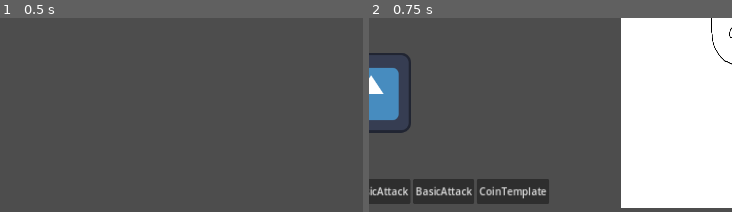
Above: before the commit, frames 1-2 (left to right).
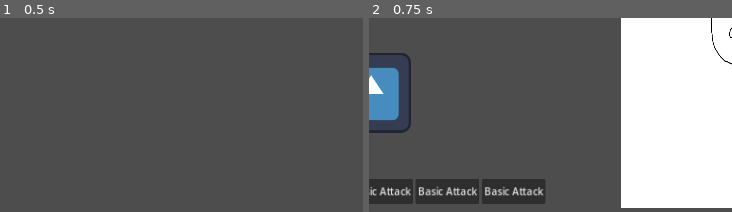
Above: after the commit, the same moments.

Repository: bonsaipropaganda/mini-jam-139
Game: Godot game, scene res://scenes/UI/main_menu.tscn
The game is run twice, just before and just after one commit, with the same random seed, the same clock (stepped at 60 frames per second) and the same inputs. The engine's default icon, where the game draws it, is replaced by a stand-in: a white triangle on a blue panel in a dark square.
Inputs:
- Up to frame 1 (0.5 s): no input
- Up to frame 2 (0.75 s): click "Start" at 0.5 s
The pictures show only the part of the screen within x 6-56%, y 50-99%; the shares and areas given below are measured in that part.

Frame 1 is identical in both runs. In frame 2, 1.7% of the frame differs, in the area x 2-50%, y 82-96%.

Commit message:
Created the turn system

Diff:
--- a/code/UI/coins_hbox.gd
+++ b/code/UI/coins_hbox.gd
@@ -14,8 +14,8 @@
 
 func set_button_labels():
 	if player_hand[0]:
-		coin_1_button.text = player_hand[0].name
+		coin_1_button.text = player_hand[0].coin_name
 	if player_hand[1]:
-		coin_2_button.text = player_hand[1].name
+		coin_2_button.text = player_hand[1].coin_name
 	if player_hand[2]:
-		coin_3_button.text = player_hand[2].name
+		coin_3_button.text = player_hand[2].coin_name
--- /dev/null
+++ b/code/coin.gd
@@ -0,0 +1,22 @@
+class_name Coin
+extends Resource
+
+
+const NullAction := preload("res://code/combat/actions/action.gd")
+
+
+@export var coin_name: String = ""
+@export var description: String = ""
+@export var head_image: Texture # TODO implement
+@export var tail_image: Texture
+
+@export var head_weight: float = 0.5 # To have biased coins ;)
+@export var head_action: Action = NullAction.new()
+@export var tail_action: Action = NullAction.new()
+
+
+func flip() -> Action:
+	if Global.rng.randf() <= head_weight:
+		return head_action
+	else:
+		return tail_action
--- /dev/null
+++ b/code/combat/actions/action.gd
@@ -0,0 +1,10 @@
+class_name Action
+extends Resource
+
+
+func apply(source: Node, destination: Node) -> void:
+	Global.last_action = "%s tried to do something but it failed" % [source.name]
+
+
+static func get_health_component(node: Node) -> HealthComponent:
+	return node.get_node_or_null("HealthComponent")
--- /dev/null
+++ b/code/combat/actions/deal_damage.gd
@@ -0,0 +1,12 @@
+class_name ActionDealDamage
+extends Action
+
+
+@export var amount: int = 2
+
+
+func apply(source: Node, destination: Node) -> void:
+	var health: HealthComponent = get_health_component(destination)
+	health.current_health -= amount
+
+	Global.last_action = "%s dealt %s damage to %s" % [source.name, amount, destination.name]
--- /dev/null
+++ b/code/combat/combat_manager.gd
@@ -0,0 +1,39 @@
+extends Node
+
+
+signal start_player_turn()
+signal end_player_turn()
+
+
+@export var player: Node
+@export var enemy : Node
+
+
+var is_player_turn: bool = true
+
+
+func _ready() -> void:
+	player.do_action.connect(_play_action)
+
+
+func set_enemy(new_enemy: Node) -> void:
+	enemy = new_enemy
+
+
+func _play_action(act: Action) -> void:
+	var turn_signal: Signal
+
+	# Do the action
+	if is_player_turn:
+		act.apply(player, enemy)
+		player.do_action.disconnect(_play_action)
+		enemy.do_action.connect(_play_action)
+		turn_signal = end_player_turn
+	else:
+		act.apply(enemy, player)
+		enemy.do_action.disconnect(_play_action)
+		player.do_action.connect(_play_action)
+		turn_signal = start_player_turn
+
+	is_player_turn = not is_player_turn
+	turn_signal.emit()
--- a/code/deck_component.gd
+++ b/code/deck_component.gd
@@ -1,13 +1,17 @@
+class_name DeckComponent
 extends Node
 
+
 signal dealt
+signal do_action(action: Action)
 
-# this will be all of the coin scenes in this deck
-@export var deck_coin_scenes: Array[PackedScene]
+
+# this is the whole player deck
+@export var coins: Array[Coin]
 # this will be all of the coin scenes instanced
-var deck_coins = []
-var discard_pile = []
-var current_hand = []
+var deck_coins  : Array[Coin] = []
+var discard_pile: Array[Coin] = []
+var current_hand: Array[Coin] = []
 
 # determines who is playing the cards and against who
 @export var deck_owner: Node2D
@@ -21,12 +25,12 @@
 
 
 func _ready() -> void:
-	for scene in deck_coin_scenes:
-		var coin_inst = scene.instantiate()
-		deck_coins.append(coin_inst)
-	for coin in deck_coins:
-		coin.deck_owner = deck_owner
-		coin.opponent = opponent
+	deck_coins.append_array(coins)
+
+	var parent: Node = get_parent()
+	if parent.has_signal("do_action"):
+		do_action.connect(func(act): parent.do_action.emit(act))
+
 
 func _process(delta: float) -> void:
 	if current_hand.is_empty():
@@ -34,14 +38,17 @@
 	if len(deck_coins) < 3:
 		shuffle_discard_in()
 
+
 func shuffle():
 	deck_coins.shuffle()
+
 
 func deal():
 	shuffle()
 	for i in hand_size:
 		current_hand.append(deck_coins.pop_front())
 	dealt.emit(current_hand)
+
 
 func reset_deck():
 	discard_pile.append_array(current_hand)
@@ -51,17 +58,21 @@
 	shuffle()
 	deal()
 
+
 func play(coin):
 	if current_hand:
-		current_hand[coin].flip()
+		do_action.emit(current_hand[coin].flip())
+	else: print("empty hand")
 #	print("current_hand: " + str(current_hand))
 #	print("deck_coins:" + str(deck_coins))
+
 
 func finish_hand():
 	discard_pile.append_array(current_hand)
 	current_hand = []
 	deal()
 
+
 func shuffle_discard_in():
 	deck_coins.append_array(discard_pile)
 	discard_pile = []
--- /dev/null
+++ b/code/enemies/enemy.gd
@@ -0,0 +1,15 @@
+class_name Enemy
+extends Sprite2D
+
+
+const NullAction := preload("res://code/combat/actions/action.gd")
+
+
+signal do_action(action: Action)
+
+
+@onready var health_component = $HealthComponent
+
+
+func play_turn() -> void:
+	do_action.emit(NullAction.new())
--- a/code/enemy_placeholder.gd
+++ /dev/null
@@ -1,4 +0,0 @@
-extends Sprite2D
-
-
-@onready var health_component = $HealthComponent
--- a/code/global.gd
+++ b/code/global.gd
@@ -1,8 +1,9 @@
 extends Node
+
 
 # list of all possible coins. Might not end up needing this
 const ALL_POSSIBLE_COINS = []
 
-var rng = RandomNumberGenerator.new()
+var rng := RandomNumberGenerator.new()
 
-var last_action
+var last_action: String
--- a/code/health_component.gd
+++ b/code/health_component.gd
@@ -1,3 +1,4 @@
+class_name HealthComponent
 extends Node
 
 # basically this is just a component that can be added to any scene which dies or takes damage
--- a/code/player.gd
+++ b/code/player.gd
@@ -1,10 +1,15 @@
 extends CharacterBody2D
+
+
+signal do_action(action: Action)
+
 
 # node refs
 @onready var coins_hbox = $"../CanvasLayer/UI/CoinsHBox"
-@onready var deck_component = $DeckComponent
+@onready var deck_component: DeckComponent = $DeckComponent
 
 var current_hand = []
+
 
 @export var opponent: Node2D:
 	# if the opponent changes update the deck's opponent variable
@@ -12,18 +17,9 @@
 		opponent = new_value
 		$DeckComponent.opponent = opponent
 
-func _on_coin_1_button_pressed() -> void:
-	deck_component.play(0)
-	deck_component.finish_hand()
 
-
-func _on_coin_2_button_pressed() -> void:
-	deck_component.play(1)
-	deck_component.finish_hand()
-
-
-func _on_coin_3_button_pressed() -> void:
-	deck_component.play(2)
+func play_coin(idx: int) -> void:
+	deck_component.play(idx)
 	deck_component.finish_hand()
 
 
@@ -31,3 +27,7 @@
 	current_hand = signal_hand
 	if coins_hbox:
 		coins_hbox.player_hand = signal_hand
+
+
+func _on_deal_button_pressed() -> void:
+	deck_component.deal()
--- /dev/null
+++ b/code/resources/coins/basic_attack.tres
@@ -0,0 +1,20 @@
+[gd_resource type="Resource" script_class="Coin" load_steps=5 format=3 uid="uid://dn6a7rjh1wo52"]
+
+[ext_resource type="Script" path="res://code/combat/actions/deal_damage.gd" id="1_nipwl"]
+[ext_resource type="Script" path="res://code/coin.gd" id="1_waa5w"]
+
+[sub_resource type="Resource" id="Resource_jp3dq"]
+script = ExtResource("1_nipwl")
+amount = 3
+
+[sub_resource type="Resource" id="Resource_88vvy"]
+script = ExtResource("1_nipwl")
+amount = 1
+
+[resource]
+script = ExtResource("1_waa5w")
+coin_name = "Basic Attack"
+description = ""
+head_weight = 0.5
+head_action = SubResource("Resource_jp3dq")
+tail_action = SubResource("Resource_88vvy")
--- /dev/null
+++ b/code/resources/coins/risky_attack.tres
@@ -0,0 +1,20 @@
+[gd_resource type="Resource" script_class="Coin" load_steps=6 format=3 uid="uid://cwtxmqjixt7v"]
+
+[ext_resource type="Script" path="res://code/combat/actions/deal_damage.gd" id="1_hiyuj"]
+[ext_resource type="Script" path="res://code/coin.gd" id="1_xprp4"]
+[ext_resource type="Script" path="res://code/combat/actions/action.gd" id="3_06jrc"]
+
+[sub_resource type="Resource" id="Resource_jxwrs"]
+script = ExtResource("1_hiyuj")
+amount = 10
+
+[sub_resource type="Resource" id="Resource_8lhmq"]
+script = ExtResource("3_06jrc")
+
+[resource]
+script = ExtResource("1_xprp4")
+coin_name = "Risky Attack"
+description = ""
+head_weight = 0.4
+head_action = SubResource("Resource_jxwrs")
+tail_action = SubResource("Resource_8lhmq")
--- a/scenes/main.tscn
+++ b/scenes/main.tscn
@@ -1,17 +1,14 @@
-[gd_scene load_steps=7 format=3 uid="uid://iejmmnbiii2j"]
+[gd_scene load_steps=8 format=3 uid="uid://iejmmnbiii2j"]
 
 [ext_resource type="PackedScene" uid="uid://b02po41vs2fo2" path="res://scenes/player.tscn" id="1_rlfoc"]
+[ext_resource type="Script" path="res://code/combat/combat_manager.gd" id="2_0uygc"]
 [ext_resource type="Script" path="res://code/UI/coins_hbox.gd" id="2_6e1k6"]
 [ext_resource type="Texture2D" uid="uid://b6tdgmy4ofyoc" path="res://art/Enemies/Willo.png" id="2_bh4ci"]
 [ext_resource type="PackedScene" uid="uid://t0c7cg537fse" path="res://scenes/health_component.tscn" id="3_7of3u"]
 [ext_resource type="Script" path="res://code/UI/last_action.gd" id="3_vnqwx"]
-[ext_resource type="Script" path="res://code/enemy_placeholder.gd" id="4_tpqmt"]
+[ext_resource type="Script" path="res://code/enemies/enemy.gd" id="6_61pkq"]
 
 [node name="Main" type="Node2D"]
-
-[node name="Player" parent="." node_paths=PackedStringArray("opponent") instance=ExtResource("1_rlfoc")]
-position = Vector2(181, 494)
-opponent = NodePath("../EnemyPlaceholder")
 
 [node name="CanvasLayer" type="CanvasLayer" parent="."]
 
@@ -50,15 +47,25 @@
 offset_bottom = 173.0
 script = ExtResource("3_vnqwx")
 
+[node name="CombatManager" type="Node" parent="." node_paths=PackedStringArray("player", "enemy")]
+script = ExtResource("2_0uygc")
+player = NodePath("../Player")
+enemy = NodePath("../EnemyPlaceholder")
+
+[node name="Player" parent="." node_paths=PackedStringArray("opponent") instance=ExtResource("1_rlfoc")]
+position = Vector2(181, 494)
+opponent = NodePath("../EnemyPlaceholder")
+
 [node name="EnemyPlaceholder" type="Sprite2D" parent="."]
 position = Vector2(921, 433)
 scale = Vector2(0.382778, 0.579275)
 texture = ExtResource("2_bh4ci")
-script = ExtResource("4_tpqmt")
+script = ExtResource("6_61pkq")
 
 [node name="HealthComponent" parent="EnemyPlaceholder" instance=ExtResource("3_7of3u")]
 starting_health = 10
 
-[connection signal="pressed" from="CanvasLayer/UI/CoinsHBox/Coin1Button" to="Player" method="_on_coin_1_button_pressed"]
-[connection signal="pressed" from="CanvasLayer/UI/CoinsHBox/Coin2Button" to="Player" method="_on_coin_2_button_pressed"]
-[connection signal="pressed" from="CanvasLayer/UI/CoinsHBox/Coin3Button" to="Player" method="_on_coin_3_button_pressed"]
+[connection signal="pressed" from="CanvasLayer/UI/CoinsHBox/Coin1Button" to="Player" method="play_coin" binds= [0]]
+[connection signal="pressed" from="CanvasLayer/UI/CoinsHBox/Coin2Button" to="Player" method="play_coin" binds= [1]]
+[connection signal="pressed" from="CanvasLayer/UI/CoinsHBox/Coin3Button" to="Player" method="play_coin" binds= [2]]
+[connection signal="end_player_turn" from="CombatManager" to="EnemyPlaceholder" method="play_turn"]
--- a/scenes/player.tscn
+++ b/scenes/player.tscn
@@ -4,8 +4,8 @@
 [ext_resource type="Script" path="res://code/player.gd" id="1_u7p6k"]
 [ext_resource type="PackedScene" uid="uid://t0c7cg537fse" path="res://scenes/health_component.tscn" id="2_uy2vp"]
 [ext_resource type="PackedScene" uid="uid://72im35ccx8i6" path="res://scenes/coins/deck_component.tscn" id="3_2ov1j"]
-[ext_resource type="PackedScene" uid="uid://pa52x2h81yvb" path="res://scenes/coins/basic_attack.tscn" id="5_iojgv"]
-[ext_resource type="PackedScene" uid="uid://chuhkajejuhk8" path="res://scenes/coins/coin_template.tscn" id="6_nl3vc"]
+[ext_resource type="Resource" uid="uid://dn6a7rjh1wo52" path="res://code/resources/coins/basic_attack.tres" id="5_r0pke"]
+[ext_resource type="Resource" uid="uid://cwtxmqjixt7v" path="res://code/resources/coins/risky_attack.tres" id="6_hi8ib"]
 
 [node name="Player" type="CharacterBody2D"]
 script = ExtResource("1_u7p6k")
@@ -19,7 +19,7 @@
 starting_health = 10
 
 [node name="DeckComponent" parent="." node_paths=PackedStringArray("deck_owner") instance=ExtResource("3_2ov1j")]
-deck_coin_scenes = Array[PackedScene]([ExtResource("5_iojgv"), ExtResource("5_iojgv"), ExtResource("6_nl3vc"), ExtResource("6_nl3vc"), ExtResource("6_nl3vc"), ExtResource("6_nl3vc"), ExtResource("5_iojgv"), ExtResource("5_iojgv"), ExtResource("5_iojgv"), ExtResource("6_nl3vc"), ExtResource("5_iojgv")])
+coins = Array[Resource("res://code/coin.gd")]([ExtResource("5_r0pke"), ExtResource("5_r0pke"), ExtResource("5_r0pke"), ExtResource("5_r0pke"), ExtResource("5_r0pke"), ExtResource("5_r0pke"), ExtResource("5_r0pke"), ExtResource("6_hi8ib"), ExtResource("6_hi8ib"), ExtResource("6_hi8ib")])
 deck_owner = NodePath("..")
 
 [connection signal="dealt" from="DeckComponent" to="." method="_on_deck_component_dealt"]
Not shown, added: art/Map Placeholder.png.import
